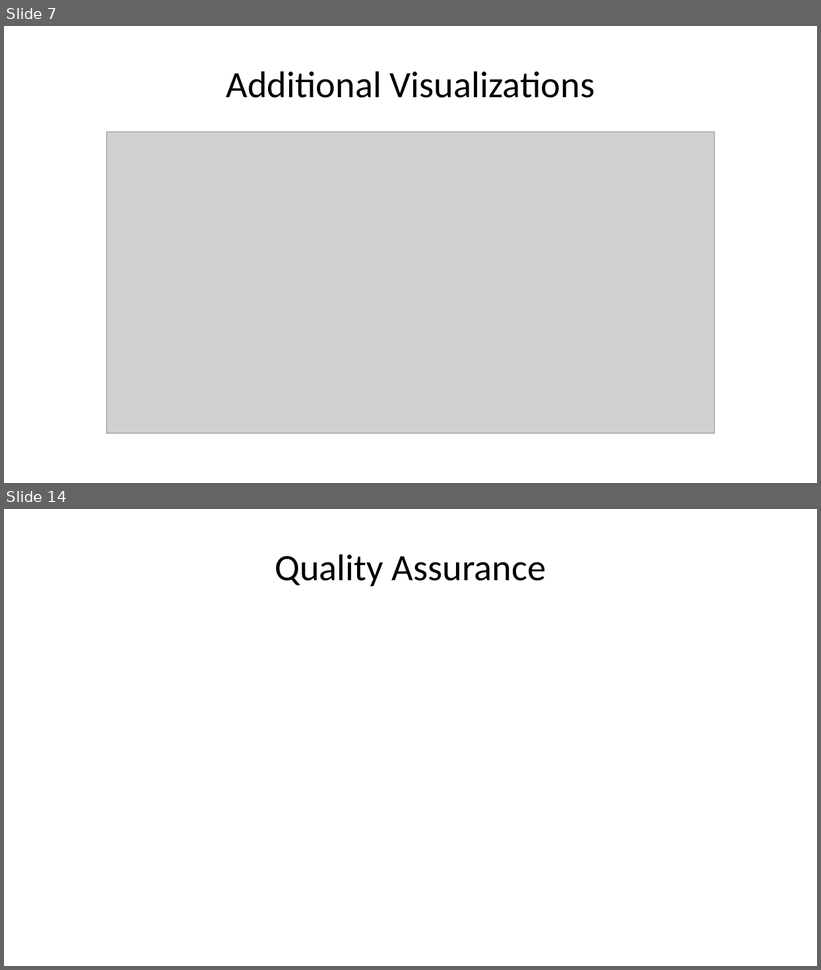
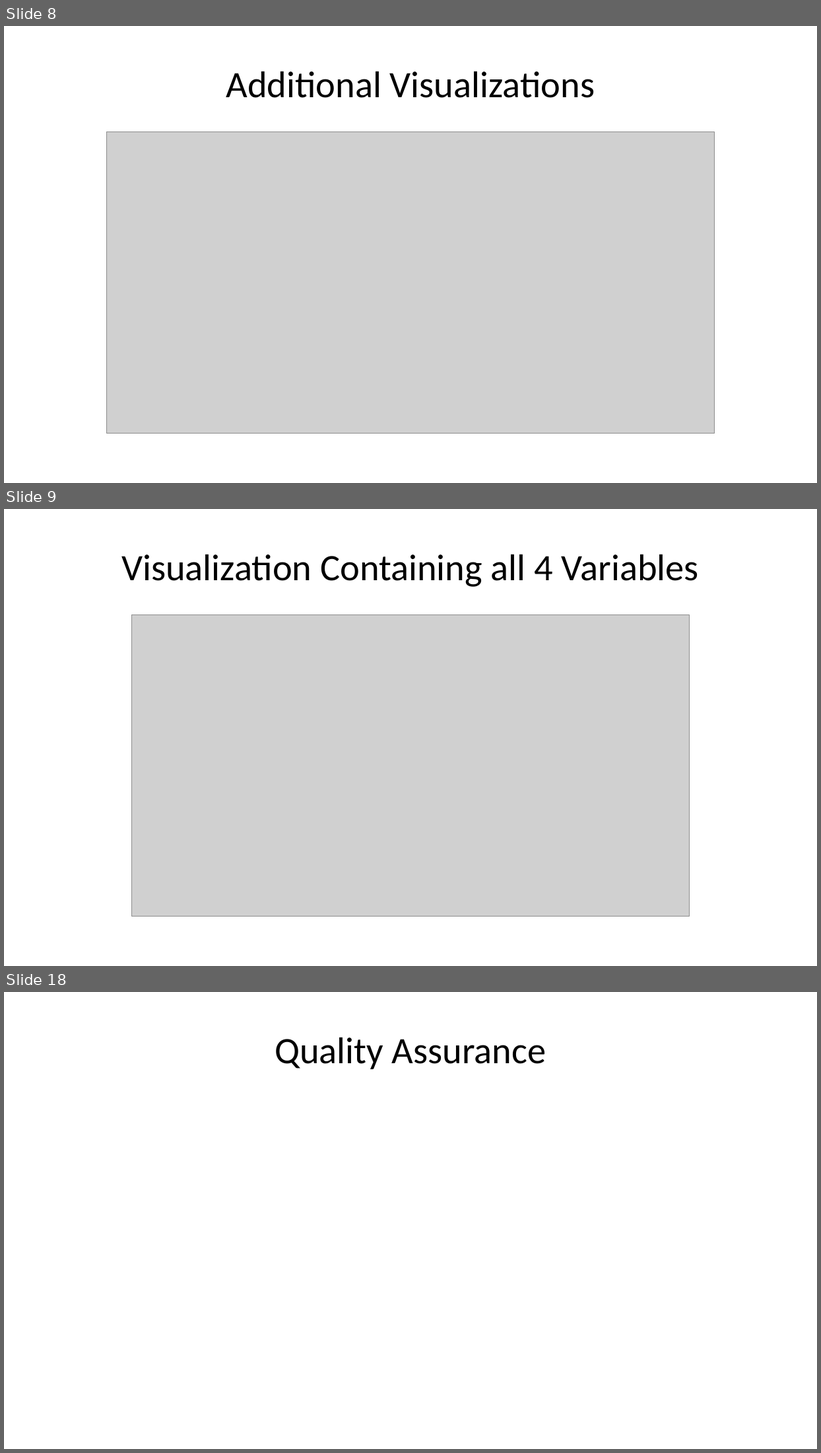
Before and after one commit to deancallahan25/Redwood-Analytics-Portfolio, a slide deck: Project-3/individual-models/data/presentation.pptx. Shown one above the other, each under a label of ours: slides 7 and 14 before the commit, slides 8, 9 and 18 after it; the slides between them are not shown. The pictures are 821x970 and 821x1453 pixels, drawn with LibreOffice and Linux fonts; fonts in the diff are those of the drawing; grey boxes stand for pictures. Boxes give left, top, right and bottom in pixels: in the first picture for what was removed or moved away, otherwise in the second. Text is boxed around its words. In the diff, an @@ line names an element or a change of style, - is before the commit and + after.

```diff
--- a/Project-3/individual-models/data/presentation.pptx
+++ b/Project-3/individual-models/data/presentation.pptx
@@ slide 9 added at (4, 509, 817, 966), background #FFFFFF @@
@@ title added at (121, 554, 699, 587), 33 pt, text #000000 @@
+Visualization Containing all 4 Variables
@@ picture added at (131, 615, 690, 917) @@
@@ what was slide 7 is now slide 8 @@
@@ what was slide 14 is now slide 18 @@
```
Also in this commit, not shown: 5 slides changed, 7 other slides added, 4 slides removed, 1 other file.
